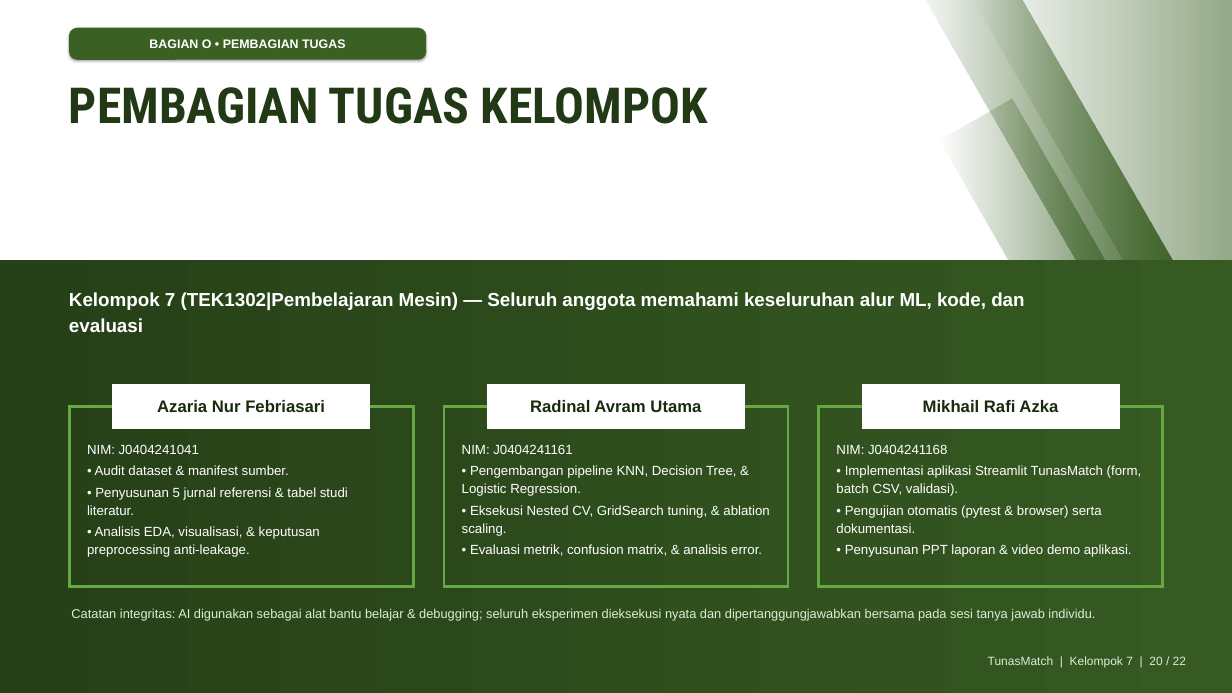
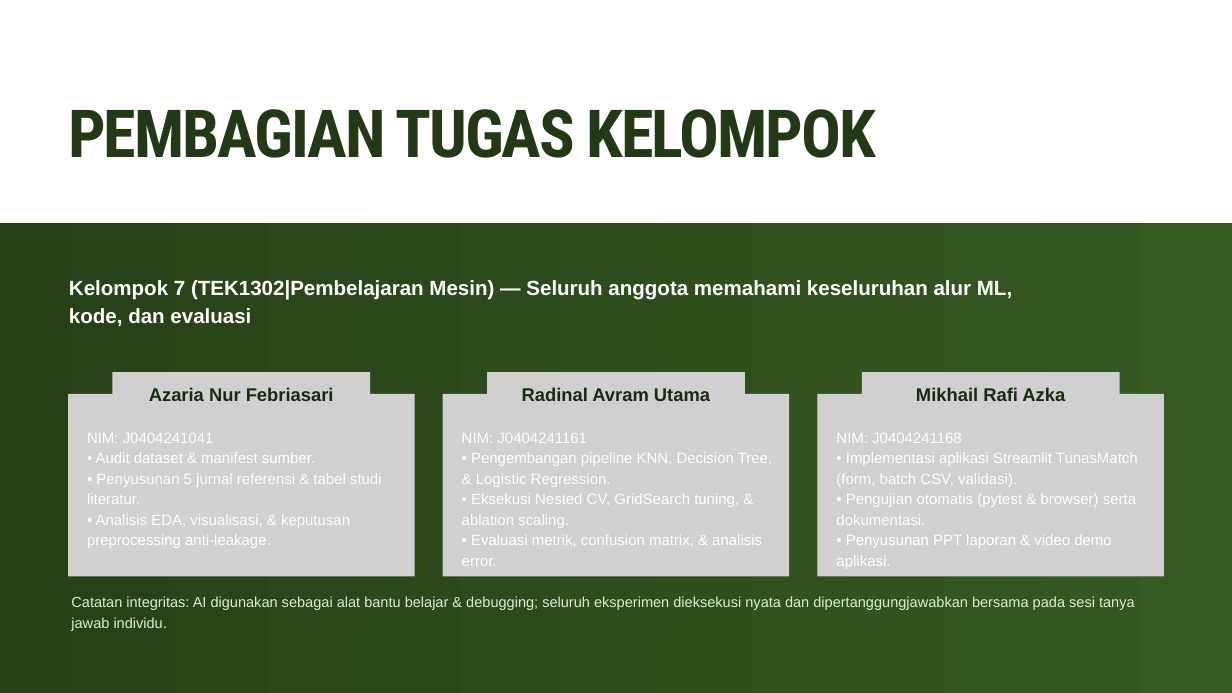
Before and after one commit to mikhailazka-dotcom/ML2026_TEK1302_Kelompok7_TunasMatch, a slide deck: slide 20 of presentation/Laporan_Proyek_Tanaman.pptx. Drawn at 1232x693 pixels with LibreOffice and Linux fonts; fonts in the diff are those of the drawing; grey boxes stand for pictures. Boxes give left, top, right and bottom in pixels: in the first picture for what was removed or moved away, otherwise in the second. Text is boxed around its words. In the diff, an @@ line names an element or a change of style, - is before the commit and + after.

Commit message:
Update PPT Laporan Project

```diff
--- a/presentation/Laporan_Proyek_Tanaman.pptx
+++ b/presentation/Laporan_Proyek_Tanaman.pptx
@@ rounded rectangle removed at box(69, 28, 426, 60) @@
-BAGIAN O • PEMBAGIAN TUGAS
@@ freeform shape removed at box(910, 0, 1188, 329) @@
@@ freeform shape removed at box(967, 0, 1232, 472) @@
@@ text "PEMBAGIAN TUGAS KELOMPOK": place and size @@
-text "PEMBAGIAN TUGAS KELOMPOK" at box(69, 87, 708, 124)
+text "PEMBAGIAN TUGAS KELOMPOK" at box(68, 109, 876, 158)
@@ text "PEMBAGIAN TUGAS KELOMPOK" at box(68, 109, 876, 158): size 58 to 77.5 pt, text colour #223915 to gradient #223915 to #3A6024, letter spacing 0 to -2.3 pt; line spacing 1.05 to 76.7pt @@
@@ freeform shape removed at box(940, 99, 1195, 457) @@
@@ freeform shape: place and size @@
-freeform shape at box(0, 260, 1232, 693)
+freeform shape at box(0, 223, 1232, 693)
@@ text "Kelompok 7 (TEK1302|Pembelajaran Mesin) — ..." at box(69, 280, 1012, 326): size 22 to 24 pt; line spacing 1.15 to 33.1pt @@
@@ freeform shape removed at box(112, 384, 370, 429) @@
@@ freeform shape removed at box(487, 384, 745, 429) @@
@@ 6 texts: place and size @@
-6 texts at box(69, 292, 1142, 557)
+6 texts at box(69, 280, 1138, 569)
@@ size 19.5 to 21.5 pt; line spacing 1.15 to 29.7pt in 3 elements at box(149, 387, 334, 401), box(522, 387, 710, 401), box(916, 387, 1065, 401) @@
@@ freeform shape removed at box(862, 384, 1119, 429) @@
@@ group added at box(68, 372, 1164, 577): 6 pictures @@
@@ freeform shape removed at box(69, 407, 413, 586) @@
@@ freeform shape removed at box(444, 407, 788, 586) @@
@@ freeform shape removed at box(819, 407, 1162, 586) @@
@@ size 15.5 to 17.5 pt; line spacing 1.14 to 23.9pt; less space between paragraphs in 3 elements at box(462, 433, 772, 566), box(836, 433, 1138, 569), box(87, 433, 382, 548) @@
@@ text "NIM: J0404241041": place and size @@
-text "NIM: J0404241041" at box(87, 444, 348, 557)
+text "NIM: J0404241041" at box(87, 433, 382, 548)
@@ text "Catatan integritas: AI digunakan sebagai ...": place and size @@
-text "Catatan integritas: AI digunakan sebagai ..." at box(71, 608, 1095, 621)
+text "Catatan integritas: AI digunakan sebagai ..." at box(71, 596, 1135, 631)
@@ text "Catatan integritas: AI digunakan sebagai ..." at box(71, 596, 1135, 631): size 15 to 17 pt; line spacing 1.15 to 23.4pt; less space between paragraphs @@
@@ text removed at box(988, 656, 1186, 668) @@
-TunasMatch | Kelompok 7 | 20 / 22
```
Also in this commit, not shown: 20 other slides changed, 1 slide added, 1 slide removed, 1 other file.
